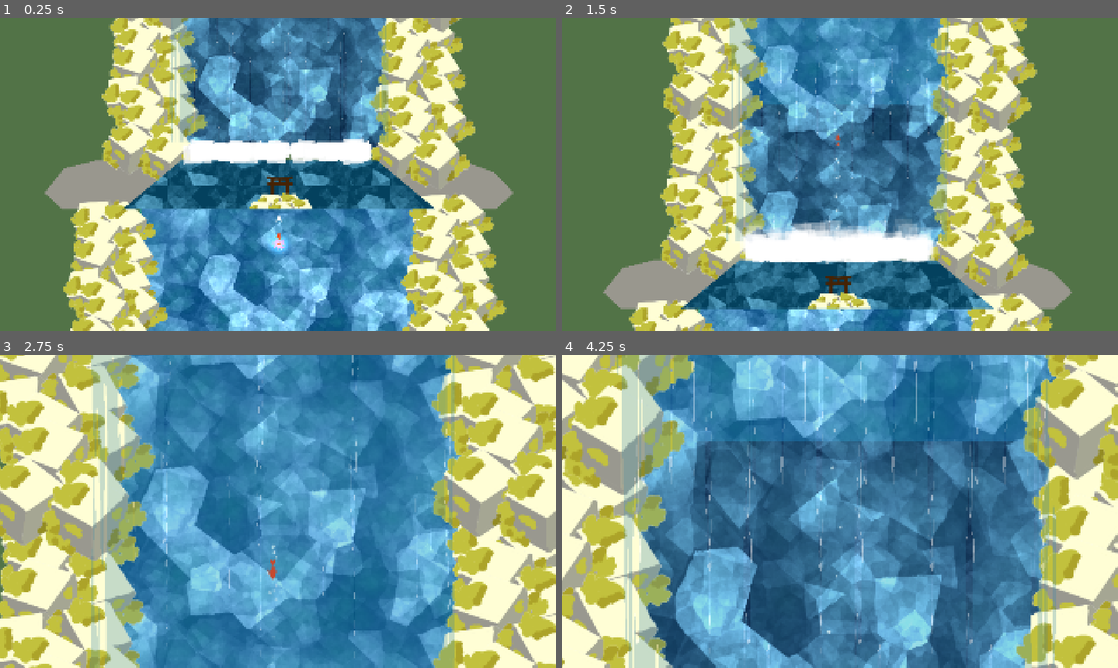
Above: before the commit, frames 1-4 (two rows, left to right).
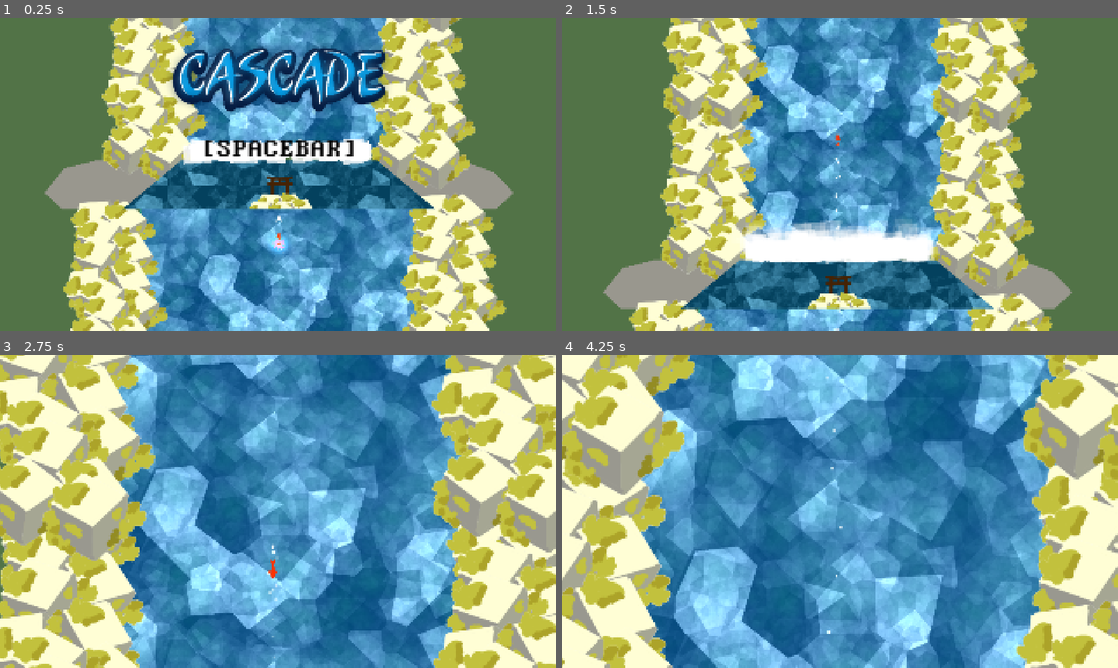
Above: after the commit, the same moments.

Repository: ojaskavathe/cascade
Game: Godot game, scene res://game.tscn
The game is run twice, just before and just after one commit, with the same random seed, the same clock (stepped at 60 frames per second) and the same inputs. The engine's default icon, where the game draws it, is replaced by a stand-in: a white triangle on a blue panel in a dark square.
Inputs (mouse positions are in pixels of both pictures, inside the frame that each line leads up to):
- Up to frame 1 (0.25 s): no input
- Up to frame 2 (1.5 s): move the mouse to (962, 158) at 0.52 s; hold Space (jump) 0.53-1.28 s; hold D (right) from 0.53 s (still down); move the mouse to (728, 190) at 1.27 s; tap Space (jump) at 1.35 s
- Up to frame 3 (2.75 s): tap Space (jump) at 1.52, 1.82 s; move the mouse to (333, 442) at 2.02 s; release D (right) at 2.03 s; hold A (left) from 2.03 s (still down); hold Space (jump) from 2.03 s (still down)
- Up to frame 4 (4.25 s): move the mouse to (812, 574) at 2.77 s; release A (left) at 2.78 s; release Space (jump) at 2.78 s; hold D (right) from 2.78 s (still down); tap Space (jump) at 2.85, 3.02, 3.32 s; move the mouse to (1006, 558) at 3.52 s; hold Space (jump) from 3.53 s (still down)

The runs differ from the first frame. In frame 1, 12% of the frame differs, in the area x 30-70%, y 0-45%; in frame 2, 14%; in frame 3, 10%; in frame 4, 49%, in the area x 9-89%, y 0-100%.

Commit message:
Logo on start screen

Diff:
--- a/entity/player/player.gd
+++ b/entity/player/player.gd
@@ -54,6 +54,7 @@
 		velocity = Vector2.ZERO
 
 		if Input.is_action_just_released("jump"):
+			Signals.fade_logo.emit()
 			$CollisionShape2D.set_disabled(true) # Enables invincibility
 			set_particle_behavior(ParticleBehavior.DASH)
 			$DashParticleTimer.start()
--- a/game/signals.gd
+++ b/game/signals.gd
@@ -10,3 +10,5 @@
 signal new_checkpoint(loc, scene)
 
 signal fix_particles(flag)
+
+signal fade_logo()
--- /dev/null
+++ b/level_group/lg_0.gd
@@ -0,0 +1,10 @@
+extends Node2D
+
+
+func _ready():
+	Signals.fade_logo.connect(_on_fade_logo)
+
+
+func _on_fade_logo():
+	var tween = get_tree().create_tween()
+	tween.tween_property($Logo, "modulate", Color(1.0, 1.0, 1.0, 0.0), 0.2).set_trans(Tween.TRANS_SINE)
--- a/level_group/lg_0.tscn
+++ b/level_group/lg_0.tscn
@@ -1,12 +1,15 @@
-[gd_scene load_steps=12 format=3 uid="uid://dcykdm8vsc242"]
+[gd_scene load_steps=15 format=3 uid="uid://dcykdm8vsc242"]
 
 [ext_resource type="PackedScene" uid="uid://clyk282cyamie" path="res://level/lvl_0_0.tscn" id="1_3gg2f"]
+[ext_resource type="Script" path="res://level_group/lg_0.gd" id="1_jci8q"]
 [ext_resource type="PackedScene" uid="uid://db6esycu3r0ut" path="res://entity/waterfall/waterfall.tscn" id="4_mr0ug"]
 [ext_resource type="PackedScene" uid="uid://bohi4cl1p4ipa" path="res://entity/waterfall/waterfall_background.tscn" id="5_e8jay"]
 [ext_resource type="PackedScene" uid="uid://ba2n4nf5j2cpv" path="res://entity/object/foam.tscn" id="6_ua02a"]
 [ext_resource type="Shader" path="res://assets/shader/pan_hack.gdshader" id="7_w6ytt"]
 [ext_resource type="PackedScene" uid="uid://468m7kol4t1" path="res://entity/object/rocks.tscn" id="8_f52tn"]
 [ext_resource type="Texture2D" uid="uid://c6eab1e5x7ksk" path="res://assets/tori_built.png" id="8_qys1e"]
+[ext_resource type="Texture2D" uid="uid://bmb4vrj0crs0k" path="res://logo.png" id="9_0h6co"]
+[ext_resource type="Texture2D" uid="uid://u8e2yumaknqw" path="res://assets/spacebar_prompt.png" id="10_v3y0o"]
 
 [sub_resource type="ShaderMaterial" id="ShaderMaterial_np3e4"]
 shader = ExtResource("7_w6ytt")
@@ -28,6 +31,7 @@
 
 [node name="LG_0" type="Node2D"]
 scale = Vector2(0.7, 0.7)
+script = ExtResource("1_jci8q")
 
 [node name="levels" type="Node2D" parent="."]
 position = Vector2(-641, -763)
@@ -36,6 +40,7 @@
 position = Vector2(0, 877.286)
 
 [node name="waterfall" parent="." instance=ExtResource("4_mr0ug")]
+visible = false
 z_index = 2
 position = Vector2(0, -1500)
 scale = Vector2(8, 22)
@@ -111,10 +116,6 @@
 [node name="lvl_0_0" parent="levels2" instance=ExtResource("1_3gg2f")]
 position = Vector2(0, 877.286)
 
-[node name="WaterfallBackground6" parent="." instance=ExtResource("5_e8jay")]
-z_index = -2
-position = Vector2(-641, -763)
-
 [node name="LeftRocks2" type="Node2D" parent="."]
 position = Vector2(-615, -698)
 
@@ -164,3 +165,13 @@
 position = Vector2(-4.23516e-22, 155.714)
 scale = Vector2(0.6, 0.6)
 texture = ExtResource("8_qys1e")
+
+[node name="Logo" type="Sprite2D" parent="."]
+position = Vector2(0, -400)
+scale = Vector2(2, 2)
+texture = ExtResource("9_0h6co")
+
+[node name="SpacebarPrompt" type="Sprite2D" parent="Logo"]
+z_index = 3
+position = Vector2(0, 170)
+texture = ExtResource("10_v3y0o")
Binary file added: assets/spacebar_prompt.png
Not shown, added: assets/spacebar_prompt.png.import
Not shown: 1 places in entity/object/spawn_jump_point.tscn that only renumber resources
